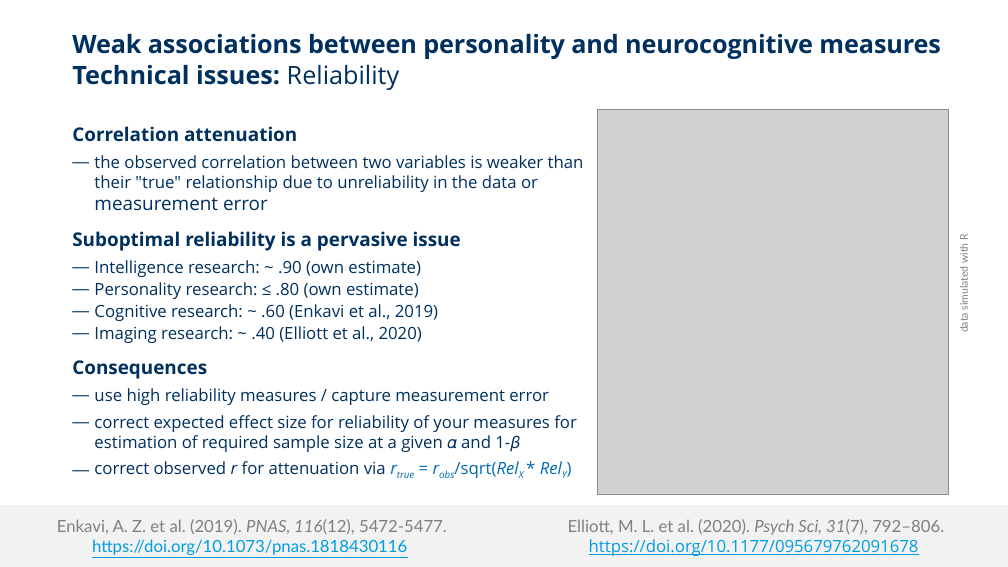
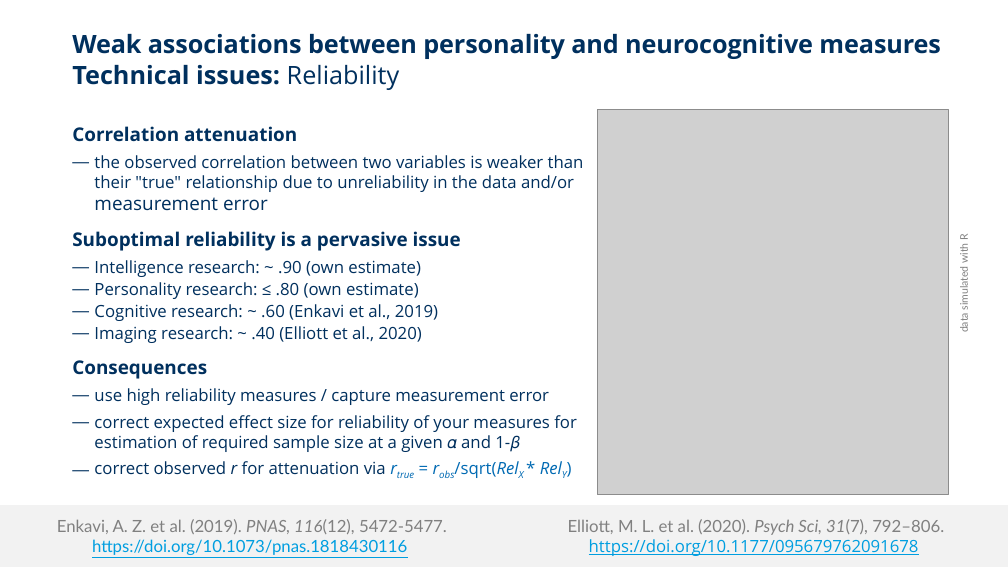
Before and after one commit to alex-strobel/PuG-2026-Talk, a slide deck: slide 4 of Slides/PuG_2026_NPoP_Strobel_2026-06-05.pptx. Drawn at 1008x567 pixels with LibreOffice and Linux fonts; fonts in the diff are those of the drawing; grey boxes stand for pictures; background and template pictures are left out. Boxes give left, top, right and bottom in pixels: in the first picture for what was removed or moved away, otherwise in the second. Text is boxed around its words. In the diff, an @@ line names an element or a change of style, - is before the commit and + after.

```diff
--- a/Slides/PuG_2026_NPoP_Strobel_2026-06-05.pptx
+++ b/Slides/PuG_2026_NPoP_Strobel_2026-06-05.pptx
@@ text at (x1=94, y1=155, x2=584, y2=192): text changed @@
-  — the observed correlation between two variables is weaker than their "true" relationship due to unreliability in the data or measurement error
+  — the observed correlation between two variables is weaker than their "true" relationship due to unreliability in the data and/or measurement error
```
